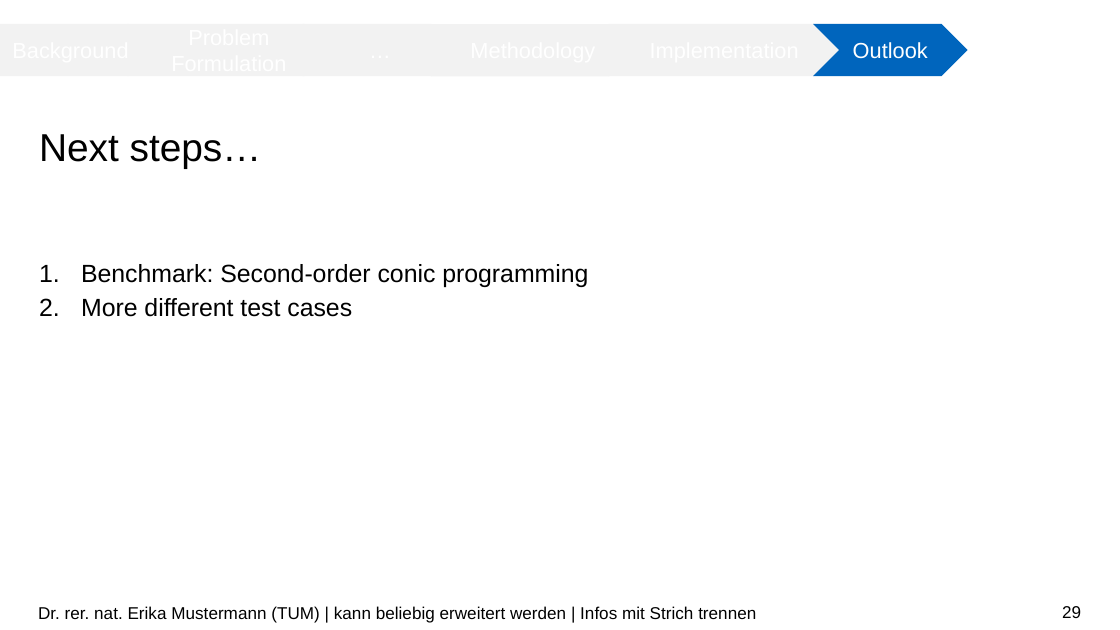
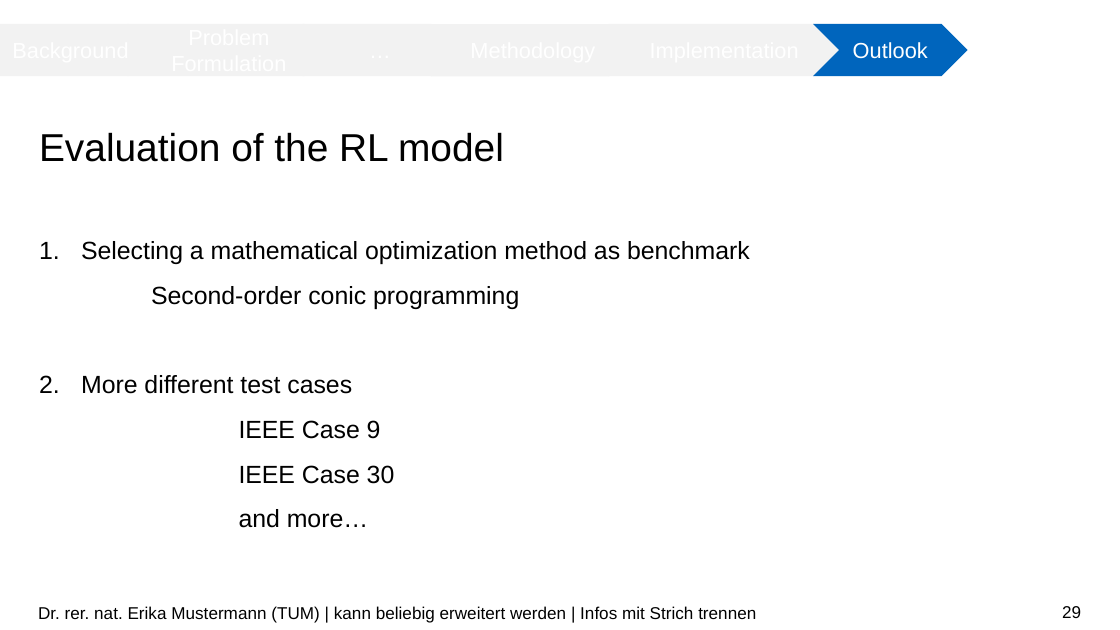
Before and after one commit to chialingyang7718/RL_OPF_EVaware, a slide deck: slide 29 of Mid-term Presentation.pptx. Drawn at 1120x630 pixels with LibreOffice and Linux fonts; fonts in the diff are those of the drawing; background and template pictures are left out. Boxes give left, top, right and bottom in pixels: in the first picture for what was removed or moved away, otherwise in the second. Text is boxed around its words. In the diff, an @@ line names an element or a change of style, - is before the commit and + after.

```diff
--- a/Mid-term Presentation.pptx
+++ b/Mid-term Presentation.pptx
@@ title at <box>39,132,504,162</box>: text changed @@
-Next steps…
+Evaluation of the RL model
@@ text "Selecting a mathematical optimization method ...": place and size @@
-text "Selecting a mathematical optimization method ..." at <box>81,264,588,317</box>
+text "Selecting a mathematical optimization method ..." at <box>81,241,750,528</box>
@@ text at <box>81,241,750,309</box>: text changed @@
-1. Benchmark: Second-order conic programming
+1. Selecting a mathematical optimization method as benchmark
+Second-order conic programming
@@ text at <box>81,375,352,394</box>: line spacing 1.14 to 1.5 @@
@@ text at <box>239,420,395,528</box>: paragraphs added @@
+        IEEE Case 9
+        IEEE Case 30
+        and more…
```
Also in this commit, not shown: 8 other slides changed.
